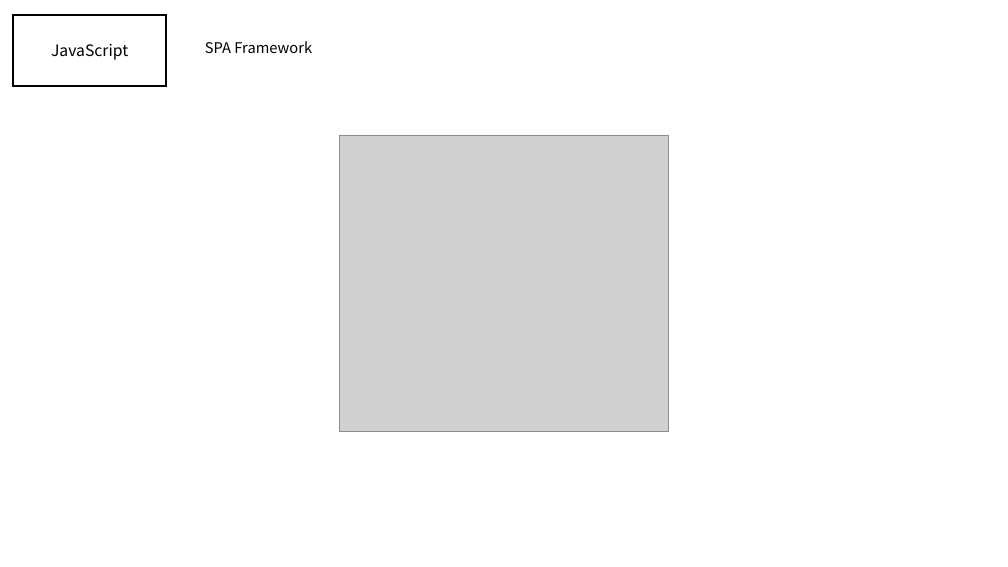
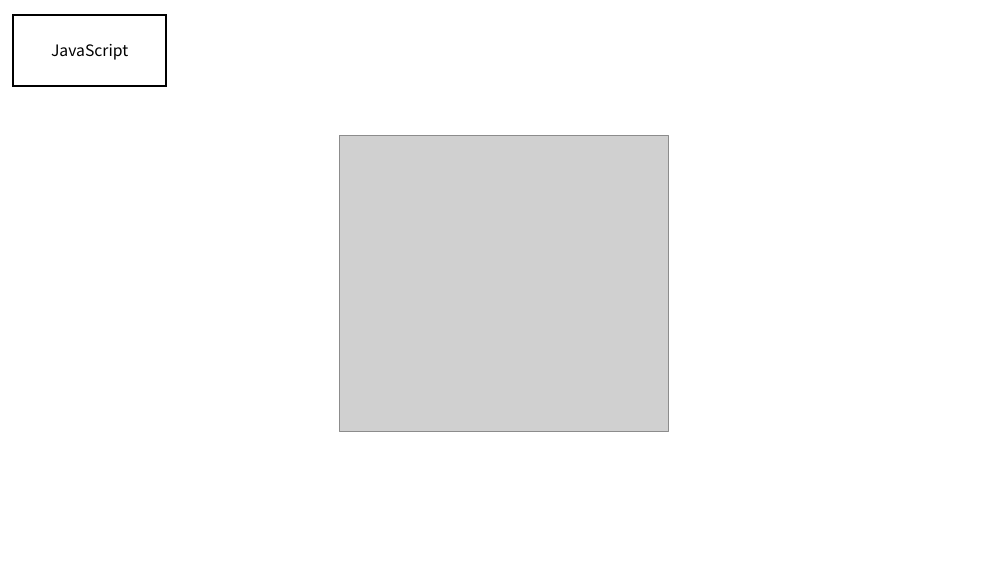
Before and after one commit to gunwoongPark/Seminar, a slide deck: slide 19 of 2020_11_11/세미나1.pptx (slide 17 before the commit). Drawn at 1008x567 pixels with LibreOffice and Linux fonts; fonts in the diff are those of the drawing; grey boxes stand for pictures. Boxes give left, top, right and bottom in pixels: in the first picture for what was removed or moved away, otherwise in the second. Text is boxed around its words. In the diff, an @@ line names an element or a change of style, - is before the commit and + after.

```diff
--- a/2020_11_11/세미나1.pptx
+++ b/2020_11_11/세미나1.pptx
@@ text removed at bbox=[205, 41, 312, 53] @@
-SPA Framework
```
Also in this commit, not shown: 10 other slides changed, 2 slides added.
